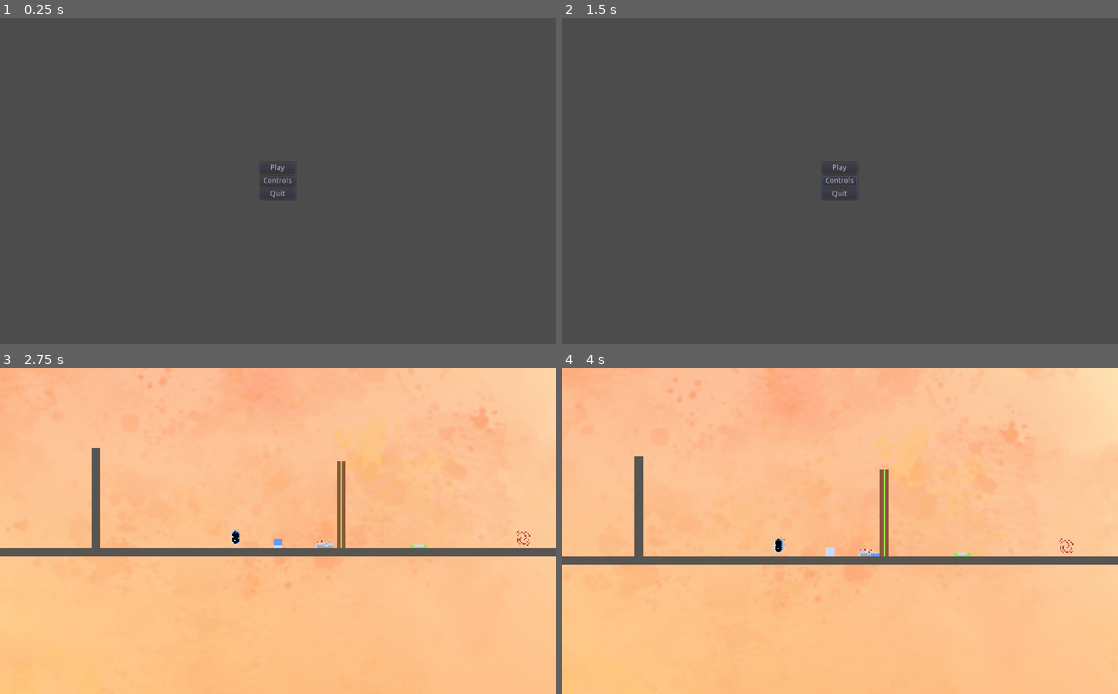
Above: before the commit, frames 1-4 (two rows, left to right).
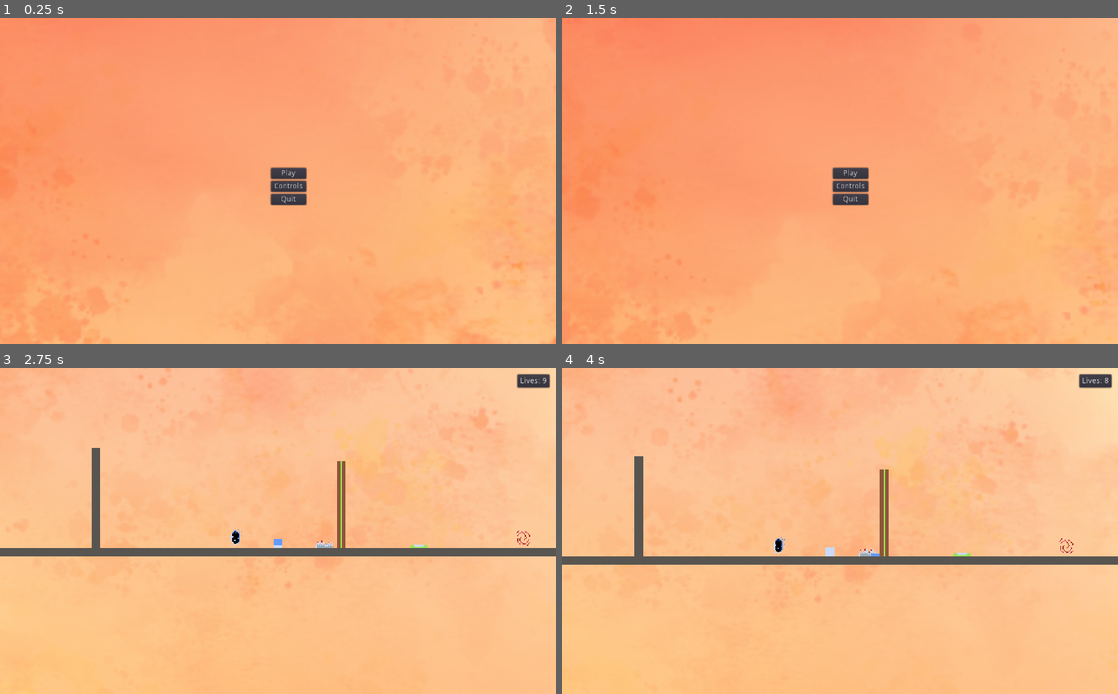
Above: after the commit, the same moments.

Repository: Jaden-Giordano/ikigai-gdn2021
Game: Godot game, scene res://Main.tscn
Two runs of this game, one before a commit and one after it. Both use one fixed random seed, a clock stepped at 60 frames per second and the inputs below.
Inputs (mouse positions are in pixels of both pictures, inside the frame that each line leads up to):
- Up to frame 1 (0.25 s): no input
- Up to frame 2 (1.5 s): click "Controls" at 0.5 s; click (840, 239) at 1.25 s, where only the run after the commit has a clickable "Back to menu"
- Up to frame 3 (2.75 s): click "Play" at 2 s
- Up to frame 4 (4 s): hold D (right) from 2.78 s (still down); tap Space (jump) at 3.02, 3.77 s

The runs differ from the first frame. In frame 1, 100% of the frame differs, in the area x 0-100%, y 0-100%; in frame 2, 100%; in frame 3, 0.3%; in frame 4, 0.3%.

Commit message:
game over, lives, export setup

Diff:
--- a/GameMenu.tscn
+++ /dev/null
@@ -1,30 +0,0 @@
-[gd_scene load_steps=2 format=2]
-
-[ext_resource path="res://GameMenu.gd" type="Script" id=1]
-
-[node name="GameMenu" type="CenterContainer"]
-margin_right = 1024.0
-margin_bottom = 600.0
-script = ExtResource( 1 )
-__meta__ = {
-"_edit_use_anchors_": false
-}
-
-[node name="VBoxContainer" type="VBoxContainer" parent="."]
-margin_left = 480.0
-margin_top = 278.0
-margin_right = 544.0
-margin_bottom = 322.0
-
-[node name="Resume" type="Button" parent="VBoxContainer"]
-margin_right = 64.0
-margin_bottom = 20.0
-text = "Resume"
-
-[node name="Quit" type="Button" parent="VBoxContainer"]
-margin_top = 24.0
-margin_right = 64.0
-margin_bottom = 44.0
-text = "Quit"
-[connection signal="pressed" from="VBoxContainer/Resume" to="." method="_on_resume"]
-[connection signal="pressed" from="VBoxContainer/Quit" to="." method="_on_quit"]
--- a/Level.gd
+++ b/Level.gd
@@ -1,6 +1,10 @@
 extends Node2D
 
 signal level_complete
+signal death
 
 func _on_portal_entered():
   emit_signal("level_complete")
+
+func _on_death(lives):
+  emit_signal("death", lives)
--- a/Level.tscn
+++ b/Level.tscn
@@ -14,3 +14,4 @@
 [node name="Player" parent="." instance=ExtResource( 1 )]
 position = Vector2( 0, -50 )
 [connection signal="player_entered" from="Portal" to="." method="_on_portal_entered"]
+[connection signal="death" from="Player" to="." method="_on_death"]
--- a/Levels.gd
+++ b/Levels.gd
@@ -1,21 +1,35 @@
 extends Node2D
+
+signal lives_update
 
 export(Array, PackedScene) var scenes
 
 var current_scene: Node
 var current_scene_index: int
 
+func start():
+  start_scene(0)
+
+func restart():
+  start_scene(current_scene_index)
+
 func start_scene(index: int):
   if current_scene:
     current_scene.queue_free()
 
+  emit_signal("lives_update", 9)
+
   current_scene = scenes[index].instance()
+  current_scene.connect('level_complete', self, "_on_level_complete")
+  current_scene.connect('death', self, "_on_death")
   add_child(current_scene)
   current_scene_index = index
-  current_scene.connect('level_complete', self, "_on_level_complete")
 
 func _on_level_complete():
   if current_scene_index + 1 < scenes.size():
     start_scene(current_scene_index + 1)
   else:
     print("FINSIHED")
+
+func _on_death(lives):
+  emit_signal("lives_update", lives)
--- a/Main.gd
+++ b/Main.gd
@@ -1,6 +1,11 @@
 extends Node2D
 
-const GameMenu = preload("res://GameMenu.tscn")
+const MainMenu = preload("res://menus/MainMenu.tscn")
+const MenuBG = preload("res://menus/MenuBackground.tscn")
+const GameMenu = preload("res://menus/GameMenu.tscn")
+const Controls = preload("res://menus/Controls.tscn")
+const LivesCounter = preload("res://menus/LivesCounter.tscn")
+const GameOver = preload("res://menus/GameOver.tscn")
 
 onready var levels = get_node("Levels");
 onready var ui = get_node("UI")
@@ -8,17 +13,39 @@
 
 var playing = false
 var ingame_menu = null
+var main_menu = null
+var menu_bg = null
+var controls = null
+var lives_counter = null
+var game_over = null
+
+func _ready():
+  spawn_main_menu()
+  menu_bg = MenuBG.instance()
+  ui.add_child(menu_bg)
 
 func _process(delta):
   if playing and Input.is_action_just_pressed("menu") and !ingame_menu:
     spawn_menu()
 
+func spawn_main_menu():
+  main_menu = MainMenu.instance()
+  main_menu.connect("play_clicked", self, "_on_play")
+  main_menu.connect("controls_clicked", self, "_on_controls")
+  main_menu.connect("quit_clicked", self, "_on_quit")
+  ui.add_child(main_menu)
+
+func destroy_main_menu():
+  if main_menu:
+    main_menu.queue_free()
+    main_menu = null
+
 func spawn_menu():
   ingame_menu = GameMenu.instance()
   ingame_menu.connect("resume_clicked", self, "_on_resume")
   ingame_menu.connect("quit_clicked", self, "_on_quit")
+  ui.add_child(ingame_menu)
   get_tree().paused = true;
-  ui.add_child(ingame_menu)
 
 func _on_resume():
   if ingame_menu:
@@ -29,10 +56,46 @@
 
 func _on_play():
   audio.play("menu_select")
-  levels.start_scene(0)
-  ui.get_node("MainMenu").queue_free()
+  destroy_main_menu()
+  menu_bg.queue_free()
+  menu_bg = null
+  lives_counter = LivesCounter.instance()
+  ui.add_child(lives_counter)
+  levels.start()
   playing = true
 
+func _on_controls():
+  audio.play("menu_select")
+  destroy_main_menu()
+  controls = Controls.instance()
+  controls.connect("back_clicked", self, "_on_back_to_main")
+  ui.add_child(controls)
+
+func _on_back_to_main():
+  audio.play("menu_select")
+  controls.queue_free()
+  controls = null
+  spawn_main_menu()
+
+func _on_restart():
+  game_over.queue_free()
+  game_over = null
+  levels.restart()
+  playing = true
+  get_tree().paused = false
+
 func _on_quit():
+  print("AAAA")
   audio.play("menu_select")
   get_tree().quit()
+
+func _on_lives_update(new_lives):
+  if new_lives <= 0:
+    playing = false
+    get_tree().paused = true
+    game_over = GameOver.instance()
+    game_over.connect("restart_clicked", self, "_on_restart")
+    game_over.connect("quit_clicked", self, "_on_quit")
+    ui.add_child(game_over)
+  else:
+    lives_counter.set_lives(new_lives)
--- a/Main.tscn
+++ b/Main.tscn
@@ -1,9 +1,8 @@
-[gd_scene load_steps=9 format=2]
+[gd_scene load_steps=8 format=2]
 
 [ext_resource path="res://levels/LevelOne.tscn" type="PackedScene" id=1]
 [ext_resource path="res://Levels.gd" type="Script" id=2]
 [ext_resource path="res://Main.gd" type="Script" id=3]
-[ext_resource path="res://MainMenu.tscn" type="PackedScene" id=4]
 [ext_resource path="res://AudioManager.gd" type="Script" id=5]
 [ext_resource path="res://assets/audio/menu-enter.ogg" type="AudioStream" id=6]
 [ext_resource path="res://assets/audio/dreamscape-1.ogg" type="AudioStream" id=7]
@@ -19,11 +18,6 @@
 [node name="UI" type="CanvasLayer" parent="."]
 pause_mode = 2
 
-[node name="MainMenu" parent="UI" instance=ExtResource( 4 )]
-margin_left = 0.0
-margin_top = 0.0
-margin_right = 1024.0
-
 [node name="Audio" type="Node2D" parent="."]
 pause_mode = 2
 script = ExtResource( 5 )
@@ -35,5 +29,4 @@
 stream = ExtResource( 7 )
 volume_db = 1.0
 autoplay = true
-[connection signal="play_clicked" from="UI/MainMenu" to="." method="_on_play"]
-[connection signal="quit_clicked" from="UI/MainMenu" to="." method="_on_quit"]
+[connection signal="lives_update" from="Levels" to="." method="_on_lives_update"]
--- a/MainMenu.tscn
+++ /dev/null
@@ -1,39 +0,0 @@
-[gd_scene load_steps=2 format=2]
-
-[ext_resource path="res://MainMenu.gd" type="Script" id=1]
-
-[node name="MainMenu" type="CenterContainer"]
-margin_left = 20.0
-margin_top = 20.0
-margin_right = 1044.0
-margin_bottom = 600.0
-script = ExtResource( 1 )
-__meta__ = {
-"_edit_use_anchors_": false
-}
-
-[node name="VBoxContainer" type="VBoxContainer" parent="."]
-margin_left = 479.0
-margin_top = 256.0
-margin_right = 544.0
-margin_bottom = 324.0
-
-[node name="Play" type="Button" parent="VBoxContainer"]
-margin_right = 65.0
-margin_bottom = 20.0
-text = "Play"
-
-[node name="Controls" type="Button" parent="VBoxContainer"]
-margin_top = 24.0
-margin_right = 65.0
-margin_bottom = 44.0
-text = "Controls"
-
-[node name="Quit" type="Button" parent="VBoxContainer"]
-margin_top = 48.0
-margin_right = 65.0
-margin_bottom = 68.0
-text = "Quit"
-[connection signal="pressed" from="VBoxContainer/Play" to="." method="_on_play"]
-[connection signal="pressed" from="VBoxContainer/Controls" to="." method="_on_controls"]
-[connection signal="pressed" from="VBoxContainer/Quit" to="." method="_on_quit"]
--- a/Player.gd
+++ b/Player.gd
@@ -1,4 +1,6 @@
 extends Node2D
+
+signal death
 
 onready var life_state = get_node("LifeState")
 onready var camera = get_node("Camera2D")
@@ -7,6 +9,7 @@
 
 func kill():
   lives -= 1
+  emit_signal("death", lives)
   toggle()
 
 func toggle():
--- /dev/null
+++ b/menus/Controls.gd
@@ -0,0 +1,6 @@
+extends VBoxContainer
+
+signal back_clicked
+
+func _on_back():
+  emit_signal("back_clicked")
--- /dev/null
+++ b/menus/Controls.tscn
@@ -0,0 +1,48 @@
+[gd_scene load_steps=2 format=2]
+
+[ext_resource path="res://menus/Controls.gd" type="Script" id=1]
+
+[node name="Controls" type="VBoxContainer"]
+anchor_right = 1.0
+anchor_bottom = 1.0
+margin_left = 250.0
+margin_top = 100.0
+margin_right = -250.0
+margin_bottom = -100.0
+custom_constants/separation = 20
+alignment = 1
+script = ExtResource( 1 )
+__meta__ = {
+"_edit_use_anchors_": false
+}
+
+[node name="RichTextLabel" type="RichTextLabel" parent="."]
+margin_top = 82.0
+margin_right = 524.0
+margin_bottom = 277.0
+text = "You're stuck in your dreams! You have 9 lives to get to the end of each dream, however, you cant exactly die in your dreams. You must work with your spirit self to get your physical form to the portal.
+
+Movement: WASD/Arrow keys
+
+Jump: Space
+
+Menu/Pause: Escape
+
+Credits:
+Music - Will (FuraModa)
+Programming: Jaden (Grey)"
+fit_content_height = true
+
+[node name="HBoxContainer" type="HBoxContainer" parent="."]
+margin_top = 297.0
+margin_right = 524.0
+margin_bottom = 317.0
+alignment = 1
+
+[node name="Back" type="Button" parent="HBoxContainer"]
+margin_left = 212.0
+margin_right = 312.0
+margin_bottom = 20.0
+size_flags_horizontal = 0
+text = "Back to menu"
+[connection signal="pressed" from="HBoxContainer/Back" to="." method="_on_back"]
--- /dev/null
+++ b/menus/GameMenu.tscn
@@ -0,0 +1,30 @@
+[gd_scene load_steps=2 format=2]
+
+[ext_resource path="res://menus/GameMenu.gd" type="Script" id=1]
+
+[node name="GameMenu" type="CenterContainer"]
+margin_right = 1024.0
+margin_bottom = 600.0
+script = ExtResource( 1 )
+__meta__ = {
+"_edit_use_anchors_": false
+}
+
+[node name="VBoxContainer" type="VBoxContainer" parent="."]
+margin_left = 480.0
+margin_top = 278.0
+margin_right = 544.0
+margin_bottom = 322.0
+
+[node name="Resume" type="Button" parent="VBoxContainer"]
+margin_right = 64.0
+margin_bottom = 20.0
+text = "Resume"
+
+[node name="Quit" type="Button" parent="VBoxContainer"]
+margin_top = 24.0
+margin_right = 64.0
+margin_bottom = 44.0
+text = "Quit"
+[connection signal="pressed" from="VBoxContainer/Resume" to="." method="_on_resume"]
+[connection signal="pressed" from="VBoxContainer/Quit" to="." method="_on_quit"]
--- /dev/null
+++ b/menus/GameOver.gd
@@ -0,0 +1,10 @@
+extends HBoxContainer
+
+signal restart_clicked
+signal quit_clicked
+
+func _on_restart():
+  emit_signal("restart_clicked")
+
+func _on_quit():
+  emit_signal("quit_clicked")
--- /dev/null
+++ b/menus/GameOver.tscn
@@ -0,0 +1,39 @@
+[gd_scene load_steps=2 format=2]
+
+[ext_resource path="res://menus/GameOver.gd" type="Script" id=1]
+
+[node name="GameOver" type="HBoxContainer"]
+anchor_top = 0.5
+anchor_right = 1.0
+anchor_bottom = 0.5
+alignment = 1
+script = ExtResource( 1 )
+__meta__ = {
+"_edit_use_anchors_": false
+}
+
+[node name="VBoxContainer" type="VBoxContainer" parent="."]
+margin_left = 464.0
+margin_right = 559.0
+margin_bottom = 74.0
+custom_constants/separation = 10
+
+[node name="Label" type="Label" parent="VBoxContainer"]
+margin_right = 95.0
+margin_bottom = 14.0
+text = "Game Over"
+align = 1
+
+[node name="Restart" type="Button" parent="VBoxContainer"]
+margin_top = 24.0
+margin_right = 95.0
+margin_bottom = 44.0
+text = "Restart Level"
+
+[node name="Quit" type="Button" parent="VBoxContainer"]
+margin_top = 54.0
+margin_right = 95.0
+margin_bottom = 74.0
+text = "Quit"
+[connection signal="pressed" from="VBoxContainer/Restart" to="." method="_on_restart"]
+[connection signal="pressed" from="VBoxContainer/Quit" to="." method="_on_quit"]
--- /dev/null
+++ b/menus/LivesCounter.gd
@@ -0,0 +1,6 @@
+extends PanelContainer
+
+onready var counter = get_node("HBoxContainer/Count")
+
+func set_lives(new_lives: int):
+  counter.text = String(new_lives)
--- /dev/null
+++ b/menus/LivesCounter.tscn
@@ -0,0 +1,36 @@
+[gd_scene load_steps=2 format=2]
+
+[ext_resource path="res://menus/LivesCounter.gd" type="Script" id=1]
+
+[node name="LivesCounter" type="PanelContainer"]
+anchor_left = 1.0
+anchor_right = 1.0
+margin_left = -72.9999
+margin_top = 10.0
+margin_right = -9.99994
+margin_bottom = 38.0
+script = ExtResource( 1 )
+__meta__ = {
+"_edit_use_anchors_": false
+}
+
+[node name="HBoxContainer" type="HBoxContainer" parent="."]
+margin_left = 7.0
+margin_top = 7.0
+margin_right = 56.0
+margin_bottom = 21.0
+
+[node name="Label" type="Label" parent="HBoxContainer"]
+margin_right = 37.0
+margin_bottom = 14.0
+text = "Lives:"
+valign = 1
+
+[node name="Count" type="Label" parent="HBoxContainer"]
+margin_left = 41.0
+margin_right = 49.0
+margin_bottom = 14.0
+size_flags_horizontal = 3
+text = "9"
+align = 2
+valign = 1
--- /dev/null
+++ b/menus/MainMenu.tscn
@@ -0,0 +1,39 @@
+[gd_scene load_steps=2 format=2]
+
+[ext_resource path="res://menus/MainMenu.gd" type="Script" id=1]
+
+[node name="MainMenu" type="CenterContainer"]
+margin_left = 20.0
+margin_top = 20.0
+margin_right = 1044.0
+margin_bottom = 600.0
+script = ExtResource( 1 )
+__meta__ = {
+"_edit_use_anchors_": false
+}
+
+[node name="VBoxContainer" type="VBoxContainer" parent="."]
+margin_left = 479.0
+margin_top = 256.0
+margin_right = 544.0
+margin_bottom = 324.0
+
+[node name="Play" type="Button" parent="VBoxContainer"]
+margin_right = 65.0
+margin_bottom = 20.0
+text = "Play"
+
+[node name="Controls" type="Button" parent="VBoxContainer"]
+margin_top = 24.0
+margin_right = 65.0
+margin_bottom = 44.0
+text = "Controls"
+
+[node name="Quit" type="Button" parent="VBoxContainer"]
+margin_top = 48.0
+margin_right = 65.0
+margin_bottom = 68.0
+text = "Quit"
+[connection signal="pressed" from="VBoxContainer/Play" to="." method="_on_play"]
+[connection signal="pressed" from="VBoxContainer/Controls" to="." method="_on_controls"]
+[connection signal="pressed" from="VBoxContainer/Quit" to="." method="_on_quit"]
--- /dev/null
+++ b/menus/MenuBackground.gd
@@ -0,0 +1,15 @@
+extends ParallaxBackground
+
+export(float) var scroll_speed = 1.0
+
+var direction = 1
+
+# Called when the node enters the scene tree for the first time.
+func _ready():
+  pass # Replace with function body.
+
+func _process(delta):
+  if scroll_offset.x > 125: direction = -1
+  elif scroll_offset.x < -125: direction = 1
+
+  scroll_offset += Vector2(1, 1) * scroll_speed * direction * delta
--- /dev/null
+++ b/menus/MenuBackground.tscn
@@ -0,0 +1,31 @@
+[gd_scene load_steps=5 format=2]
+
+[ext_resource path="res://assets/3.png" type="Texture" id=1]
+[ext_resource path="res://assets/1.png" type="Texture" id=2]
+[ext_resource path="res://assets/2.png" type="Texture" id=3]
+[ext_resource path="res://menus/MenuBackground.gd" type="Script" id=4]
+
+[node name="ParallaxBackground" type="ParallaxBackground"]
+scale = Vector2( 5, 5 )
+transform = Transform2D( 5, 0, 0, 5, 0, 0 )
+scroll_base_offset = Vector2( 300, 0 )
+scroll_ignore_camera_zoom = true
+script = ExtResource( 4 )
+scroll_speed = 5.0
+
+[node name="ParallaxLayer" type="ParallaxLayer" parent="."]
+
+[node name="Sprite" type="Sprite" parent="ParallaxLayer"]
+texture = ExtResource( 2 )
+
+[node name="ParallaxLayer2" type="ParallaxLayer" parent="."]
+motion_scale = Vector2( 1.2, 1.2 )
+
+[node name="Sprite" type="Sprite" parent="ParallaxLayer2"]
+texture = ExtResource( 3 )
+
+[node name="ParallaxLayer3" type="ParallaxLayer" parent="."]
+motion_scale = Vector2( 1.5, 1.5 )
+
+[node name="Sprite" type="Sprite" parent="ParallaxLayer3"]
+texture = ExtResource( 1 )
Not shown, added: export_presets.cfg
Renamed: GameMenu.gd -> menus/GameMenu.gd
Renamed: MainMenu.gd -> menus/MainMenu.gd
Not shown, added: ikigai-test-01/Burr.exe
Not shown, added: ikigai-test-01/Burr.pck
Not shown, added: ikigai-test-01/test-01.zip
